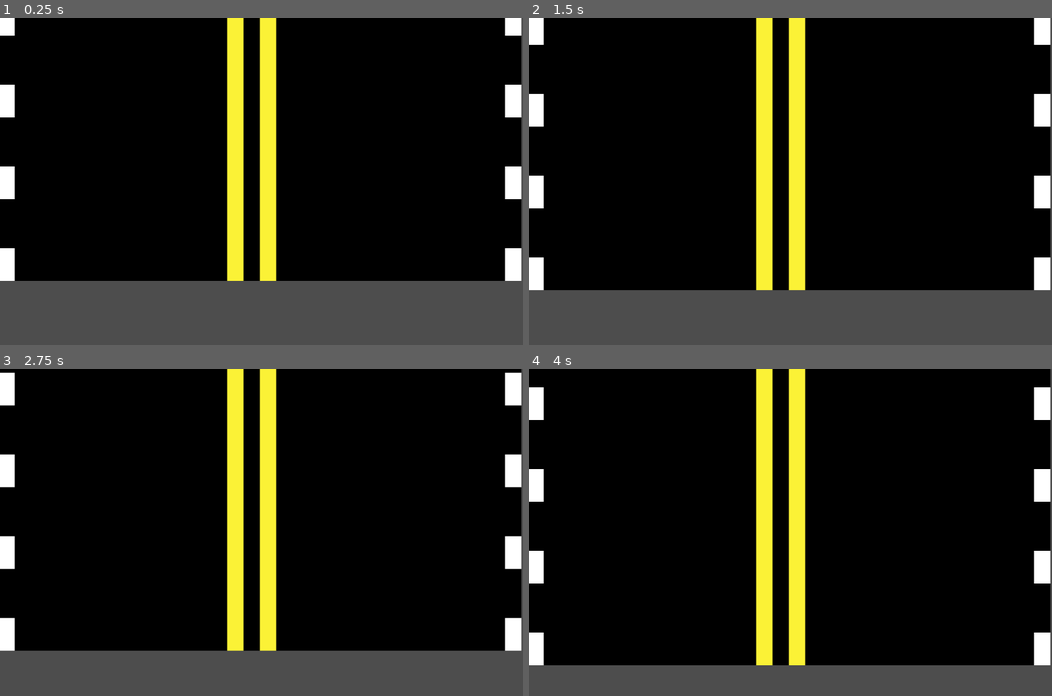
Above: before the commit, frames 1-4 (two rows, left to right).
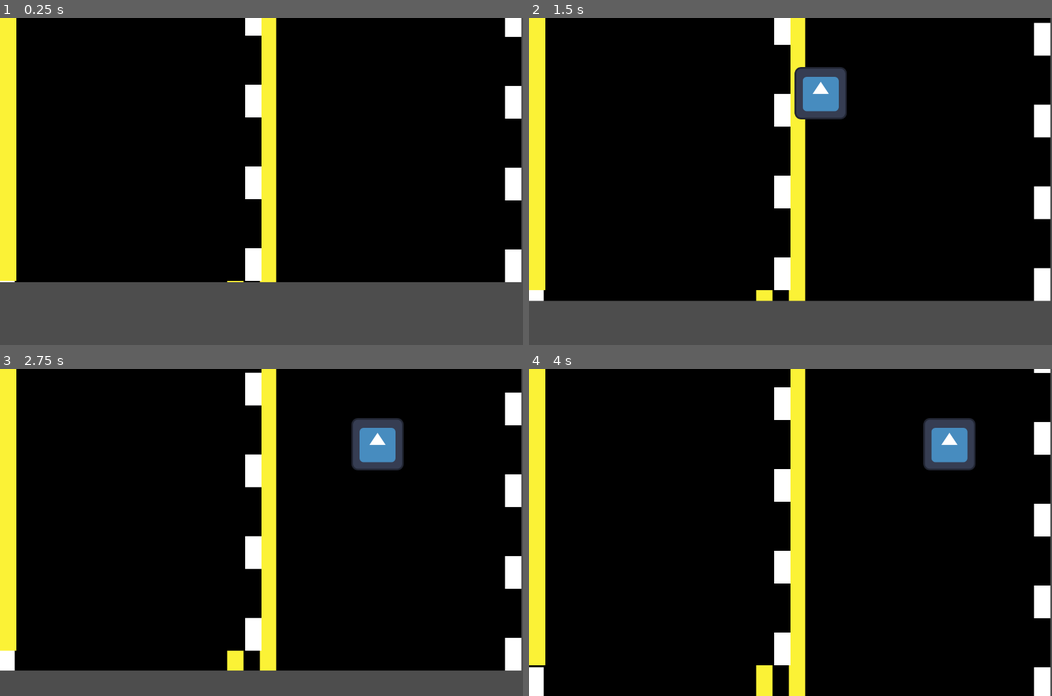
Above: after the commit, the same moments.

Repository: MathiasBenoni/urban-engine
Game: Godot game, scene res://scenes/main.tscn
Two runs of this game, one before a commit and one after it. Both use one fixed random seed, a clock stepped at 60 frames per second and the inputs below. The engine's default icon, where the game draws it, is replaced by a stand-in: a white triangle on a blue panel in a dark square.
Inputs:
- Up to frame 1 (0.25 s): no input
- Up to frame 2 (1.5 s): hold Right (ui_right) 0.53-1.28 s; hold Space (brake) from 1.28 s (still down)
- Up to frame 3 (2.75 s): release Space (brake) at 2.03 s; hold Right (ui_right) from 2.03 s (still down)
- Up to frame 4 (4 s): release Right (ui_right) at 3.53 s; hold Left (ui_left) from 3.53 s (still down)

The runs differ from the first frame. In frame 1, 6.9% of the frame differs, in the area x 0-100%, y 0-81%; in frame 2, 12%; in frame 3, 16%; in frame 4, 21%, in the area x 0-100%, y 0-100%.

Commit message:
Roads now controll themselvs through their own code

Diff:
--- a/project.godot
+++ b/project.godot
@@ -28,6 +28,18 @@
 "events": [Object(InputEventKey,"resource_local_to_scene":false,"resource_name":"","device":-1,"window_id":0,"alt_press …(191 unchanged characters)…
 ]
 }
+left={
+"deadzone": 0.2,
+"events": [Object(InputEventKey,"resource_local_to_scene":false,"resource_name":"","device":-1,"window_id":0,"alt_pressed":false,"shift_pressed":false,"ctrl_pressed":false,"meta_pressed":false,"pressed":false,"keycode":0,"physical_keycode":65,"key_label":0,"unicode":97,"location":0,"echo":false,"script":null)
+, Object(InputEventKey,"resource_local_to_scene":false,"resource_name":"","device":-1,"window_id":0,"alt_pressed":false,"shift_pressed":false,"ctrl_pressed":false,"meta_pressed":false,"pressed":false,"keycode":0,"physical_keycode":4194319,"key_label":0,"unicode":0,"location":0,"echo":false,"script":null)
+]
+}
+right={
+"deadzone": 0.2,
+"events": [Object(InputEventKey,"resource_local_to_scene":false,"resource_name":"","device":-1,"window_id":0,"alt_pressed":false,"shift_pressed":false,"ctrl_pressed":false,"meta_pressed":false,"pressed":false,"keycode":0,"physical_keycode":68,"key_label":0,"unicode":100,"location":0,"echo":false,"script":null)
+, Object(InputEventKey,"resource_local_to_scene":false,"resource_name":"","device":-1,"window_id":0,"alt_pressed":false,"shift_pressed":false,"ctrl_pressed":false,"meta_pressed":false,"pressed":false,"keycode":0,"physical_keycode":4194321,"key_label":0,"unicode":0,"location":0,"echo":false,"script":null)
+]
+}
 
 [rendering]
 
--- a/scenes/main.tscn
+++ b/scenes/main.tscn
@@ -15,4 +15,5 @@
 position = Vector2(489, 184)
 
 [node name="road" parent="." instance=ExtResource("4_jyhfs")]
+z_index = -1
 position = Vector2(636, 0)
--- a/scripts/main.gd
+++ b/scripts/main.gd
@@ -6,18 +6,24 @@
 
 @onready var screen_size = get_viewport().get_visible_rect().size
 
-# Called when the node enters the scene tree for the first time.
+func make_road():
+	var road_scene = preload("res://scenes/road.tscn")
+	var road = road_scene.instantiate()
+	add_child(road)
+
 func _ready() -> void:
-	pass # Replace with function body.
+	make_road()
 
 
-# Called every frame. 'delta' is the elapsed time since the previous frame.
+
 func _process(delta: float) -> void:
 
 	if $road.position.y >= screen_size.y:
 		print("HALLO")
 
-	print(main_speed)
+
+
+	#print(main_speed)
 
 
 
--- a/scripts/player.gd
+++ b/scripts/player.gd
@@ -8,7 +8,7 @@
 
 	# Get the input direction and handle the movement/deceleration.
 	# As good practice, you should replace UI actions with custom gameplay actions.
-	var direction := Input.get_axis("ui_left", "ui_right")
+	var direction := Input.get_axis("left", "right")
 	if direction:
 		velocity.x = direction * SPEED
 	else:
--- a/scripts/road.gd
+++ b/scripts/road.gd
@@ -1 +1,22 @@
 extends Node2D
+
+var brake := false
+
+var speed := 10.0
+
+func _process(delta: float) -> void:
+
+	if brake == true:
+		if speed >= 0:
+			speed -= 10 * delta
+
+		position.y += speed * delta
+	else:
+		position.y += speed * delta
+		speed += 10 * delta
+
+
+	if Input.is_action_pressed("brake"):
+		brake = true
+	else:
+		brake = false
